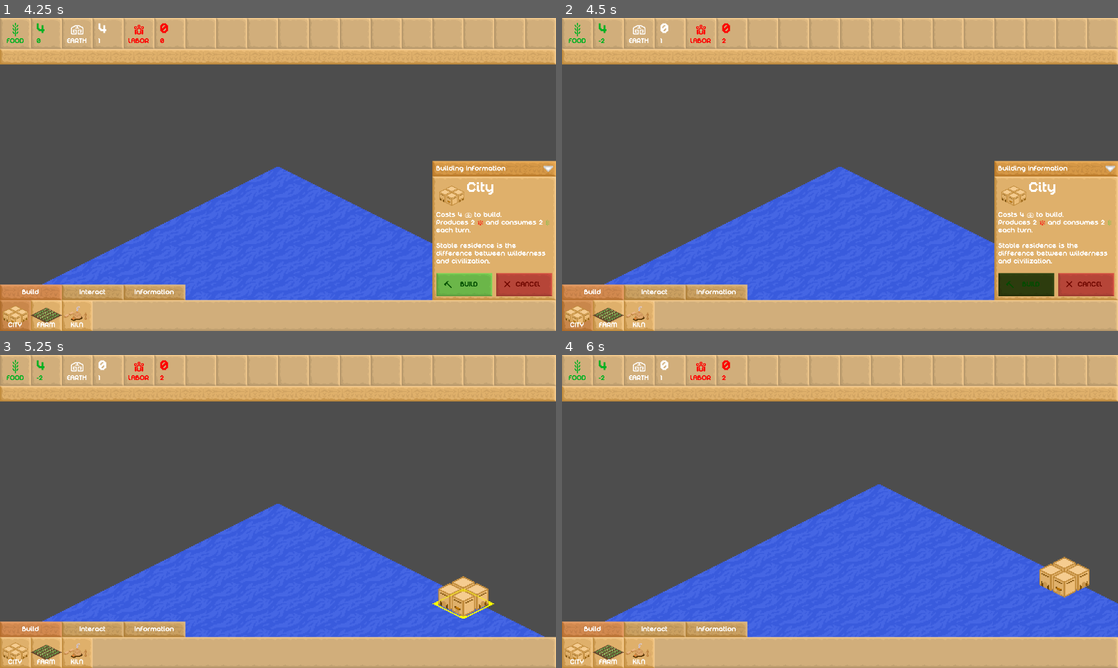
Above: before the commit, frames 1-4 (two rows, left to right).
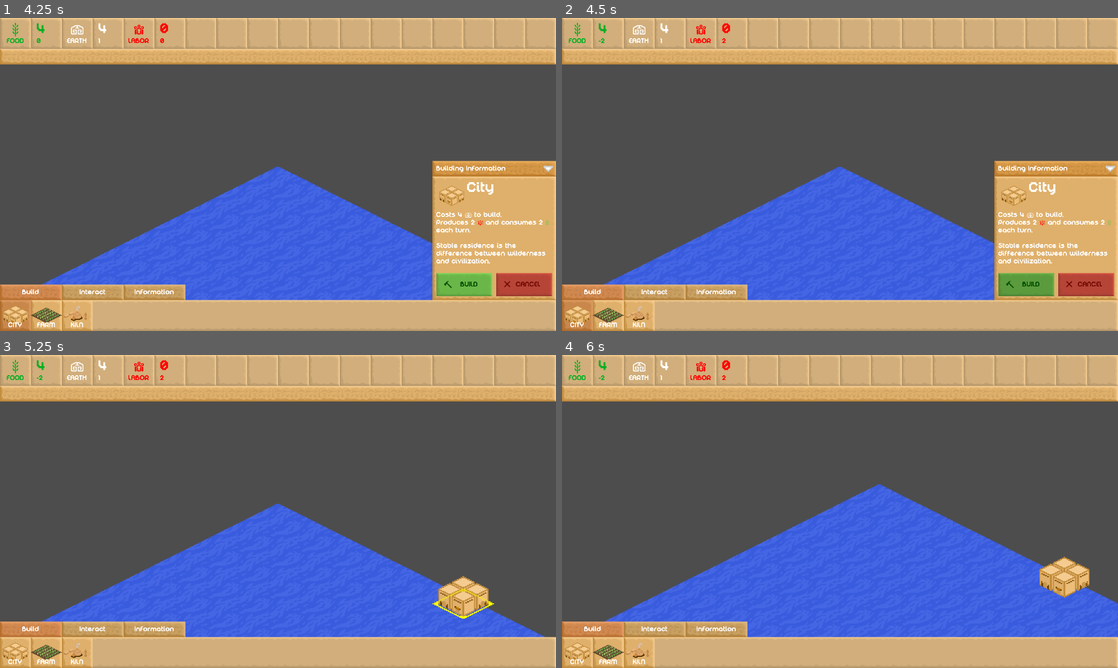
Above: after the commit, the same moments.

Repository: scoopish102/Babel
Game: Godot game, scene res://code/scenes/game.tscn
Two runs of this game, one before a commit and one after it. Both use one fixed random seed, a clock stepped at 60 frames per second and the inputs below.
Inputs (mouse positions are in pixels of both pictures, inside the frame that each line leads up to):
- Up to frame 1 (4.25 s): click (33, 293) at 0.52 s; click (16, 315) at 1.27 s; click (550, 168) at 2 s; tap Enter at 2.75 s; move the mouse to (250, 237) at 2.77 s; hold Up (ui_up) from 2.78 s (still down); tap Space (ui_select) at 3.02, 3.77 s; move the mouse to (444, 221) at 3.52 s
- Up to frame 2 (4.5 s): release Up (ui_up) at 4.25 s; click "BUILD" at 4.25 s
- Up to frame 3 (5.25 s): click "CANCEL" at 5 s
- Up to frame 4 (6 s): tap Space (ui_select) at 5.75 s; move the mouse to (673, 464) at 5.77 s; hold Left (ui_left) from 5.78 s (still down)

Frame 1 is identical in both runs. In frame 2, 0.8% of the frame differs, in the area x 17-89%, y 1-89%; in frame 3, less than 0.1%; in frame 4, less than 0.1%.

Commit message:
fixed cursor tile tracking

Diff:
--- a/code/scripts/game.gd
+++ b/code/scripts/game.gd
@@ -68,9 +68,9 @@
 	tilemapDisplay.process(delta, tilemap, get_global_mouse_position())
 	ui.process(player, tilemapDisplay.cursor.tile, tilemapDisplay.cursor.selected)
 	player.process(tilemap.buildingMap)
-	if Input.is_action_just_pressed("ui_debug"): pass
+	if Input.is_action_just_pressed("ui_debug"):
 		#var tileAtMouse = tilemapDisplay.screenPositionToTileCoordinates(get_global_mouse_position())
-		#print(tileAtMouse)
+		print(tilemapDisplay.cursor.tile)
 		#print(tilemap.terrainMap[tileAtMouse.x + tileAtMouse.y * tilemap.mapSize.x])
 		#if tilemapDisplay.checkCoordsOutOfBounds(tilemap, tileAtMouse): print("abc")
 		#print(tilemapDisplay.cursor.tile.x + tilemapDisplay.cursor.tile.y * tilemap.mapSize.x)
@@ -90,7 +90,7 @@
 
 func attemptPlaceBuilding(building: BuildingScripts.Building):
 	if player.canBeRedeemed(building.cost):
-		player.redeemCost(building.cost)
+		#player.redeemCost(building.cost)
 		updateBuildingAtCursor(building)
 	else: building.call_deferred("free")
 
--- a/code/scripts/tilemapDisplay.gd
+++ b/code/scripts/tilemapDisplay.gd
@@ -137,15 +137,23 @@
 	#print(cameraPosition)
 	updatePosition(tileMap)
 
-
 	if not cursor.selected:
-		cursor.tile = screenPositionToTileCoordinates(mousePos)
+		#cursor.tile = screenPositionToTileCoordinates(mousePos + Vector2(fmod(cameraPosition.x, Global.tileSize.x),fmod(cameraPosition.y, Global.tileSize.y)))
 		cursor.tileDisplay = screenPositionToTileDisplayCoordinates(mousePos + Vector2(cameraPosition))
+		#var isocampos = Vector2(cameraPosition.x+cameraPosition.y, cameraPosition.y-cameraPosition.x)
+		#var fullMapsOffset = Vector2(isocampos.x/(Global.mapSize.x*Global.tileSize.x),
+		#		isocampos.y/(Global.mapSize.y*Global.tileSize.y))
+		#fullMapsOffset = floor(fullMapsOffset)
+		cursor.tile = Vector2(0, 0)
 		if cursor.tileDisplay.x + cursor.tileDisplay.y*Global.mapSize.x > len(tileDisplayMap) or cursor.tileDisplay.x + cursor.tileDisplay.y*Global.mapSize.x < 0:
 			cursor.process(Vector2(0, 0), true, 1)
-		else: cursor.process(tileDisplayMap[cursor.tileDisplay.x + cursor.tileDisplay.y*Global.mapSize.x].global_position,
+		else:
+			cursor.tile = tileDisplayMap[cursor.tileDisplay.x + cursor.tileDisplay.y*Global.mapSize.x].mapPosition
+			cursor.tile = tileDisplayPosToTileCoordinates(cursor.tile) + Vector2(1, 1)
+			cursor.process(tileDisplayMap[cursor.tileDisplay.x + cursor.tileDisplay.y*Global.mapSize.x].global_position,
 				checkCoordsOutOfBounds(tileMap, cursor.tile),
 				tileDisplayMap[cursor.tileDisplay.x + cursor.tileDisplay.y*Global.mapSize.x].z_index)
+			#cursor.tile = tileDisplayPosToTileCoordinates(Vector2(cursor.global_position) + Vector2(cameraPosition))
 	else:
 		if cursor.tileDisplay.x + cursor.tileDisplay.y*Global.mapSize.x > len(tileDisplayMap) or cursor.tileDisplay.x + cursor.tileDisplay.y*Global.mapSize.x < 0:
 			cursor.selected = false
